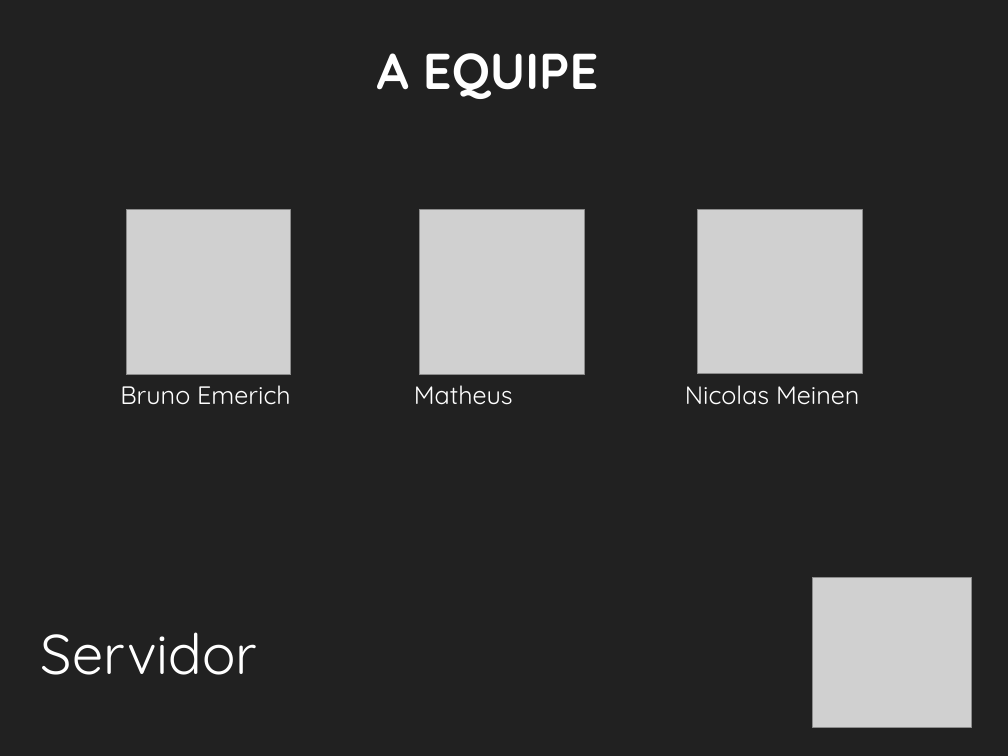
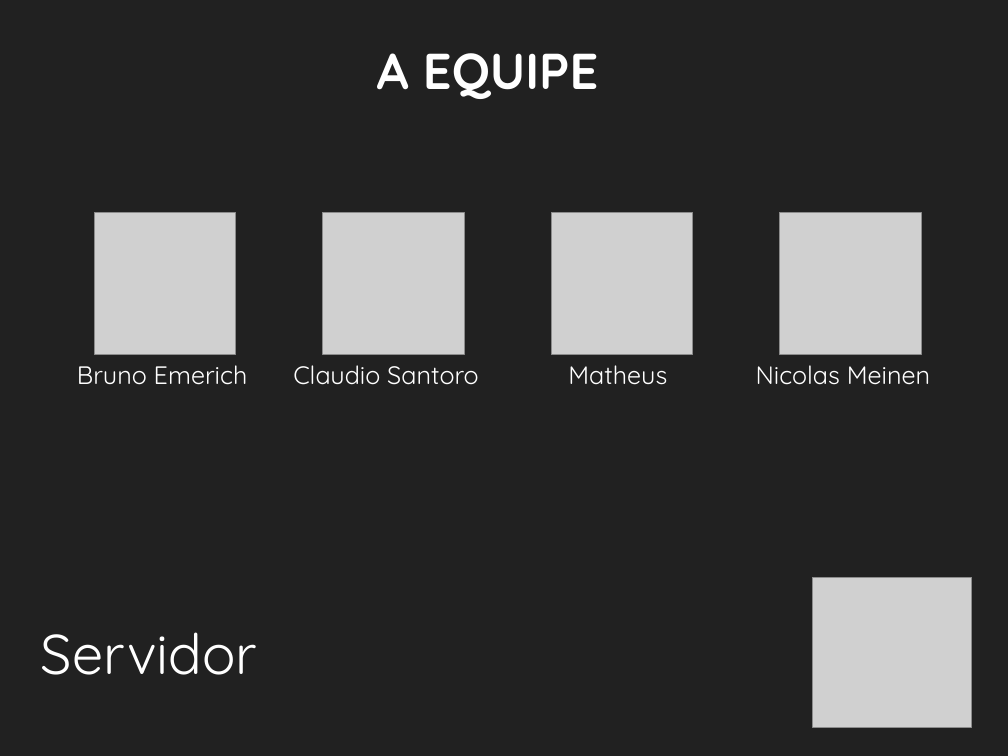
Before and after one commit to ovflowd/matriculeMe, a slide deck: slide 13 of Artefatos/ApresentaçãoFinal.pptx. Drawn at 1008x756 pixels with LibreOffice and Linux fonts; fonts in the diff are those of the drawing; grey boxes stand for pictures; background and template pictures are left out. Boxes give left, top, right and bottom in pixels: in the first picture for what was removed or moved away, otherwise in the second. Text is boxed around its words. In the diff, an @@ line names an element or a change of style, - is before the commit and + after.

```diff
--- a/Artefatos/ApresentaçãoFinal.pptx
+++ b/Artefatos/ApresentaçãoFinal.pptx
@@ picture resized from (x1=126, y1=210, x2=291, y2=375) to (x1=94, y1=213, x2=236, y2=355) @@
@@ picture added at (x1=323, y1=213, x2=465, y2=355) @@
@@ picture resized from (x1=419, y1=210, x2=585, y2=375) to (x1=551, y1=213, x2=694, y2=355) @@
@@ picture resized from (x1=698, y1=209, x2=863, y2=374) to (x1=780, y1=213, x2=921, y2=354) @@
@@ text "Bruno Emerich" moved from (x1=120, y1=385, x2=291, y2=405) to (x1=77, y1=365, x2=248, y2=385) @@
@@ text "Matheus" moved from (x1=414, y1=385, x2=513, y2=405) to (x1=568, y1=365, x2=667, y2=385) @@
@@ text "Nicolas Meinen" moved from (x1=685, y1=385, x2=859, y2=405) to (x1=756, y1=365, x2=930, y2=385) @@
@@ text added at (x1=293, y1=365, x2=478, y2=385), 18 pt, text #FFFFFF @@
+Claudio Santoro
```
Also in this commit, not shown: 1 other slide changed.
